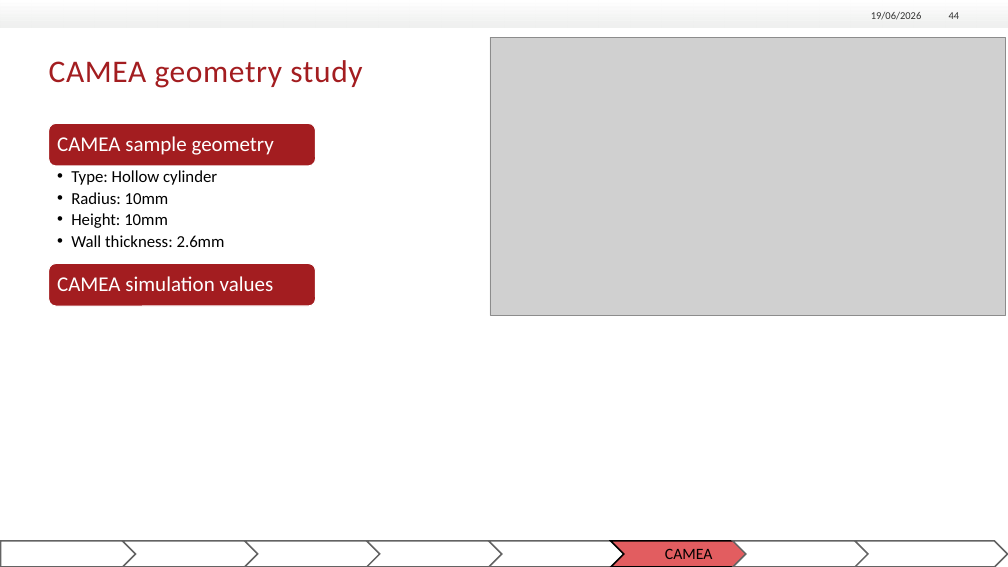
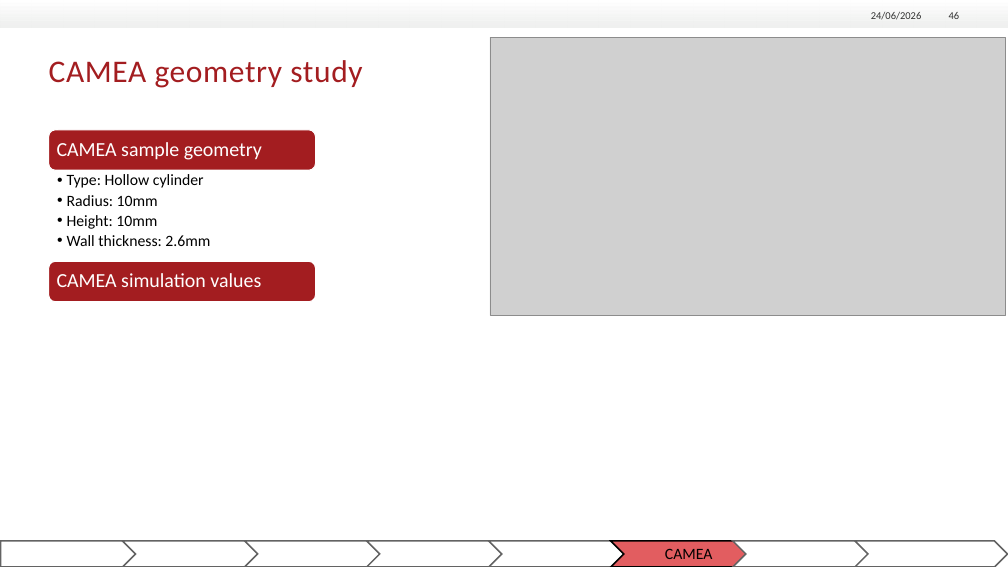
Before and after one commit to tinyThyssen/bachelor_project, a slide deck: slide 46 of Defense/Bachelor_defence.pptx (slide 44 before the commit). Drawn at 1008x567 pixels with LibreOffice and Linux fonts; fonts in the diff are those of the drawing; grey boxes stand for pictures; background and template pictures are left out. Boxes give left, top, right and bottom in pixels: in the first picture for what was removed or moved away, otherwise in the second. Text is boxed around its words. In the diff, an @@ line names an element or a change of style, - is before the commit and + after.

```diff
--- a/Defense/Bachelor_defence.pptx
+++ b/Defense/Bachelor_defence.pptx
@@ text at [871,12,922,20]: text changed @@
-19/06/2026
+24/06/2026
@@ rounded rectangle: place and size @@
-rounded rectangle at [48,123,315,166]
+rounded rectangle at [48,130,315,170]
@@ text "CAMEA sample geometry" at [57,142,262,160]: size 20 to 19 pt @@
@@ text "Type: Hollow cylinder" at [67,174,210,246]: size 16 to 15 pt; indent changed @@
@@ rounded rectangle: place and size @@
-rounded rectangle at [48,264,315,306]
+rounded rectangle at [48,262,315,302]
@@ text "CAMEA simulation values" at [57,273,261,287]: size 20 to 19 pt @@
```
Also in this commit, not shown: 63 other slides changed, 1 slide added, 7 slides removed, 31 other files.
